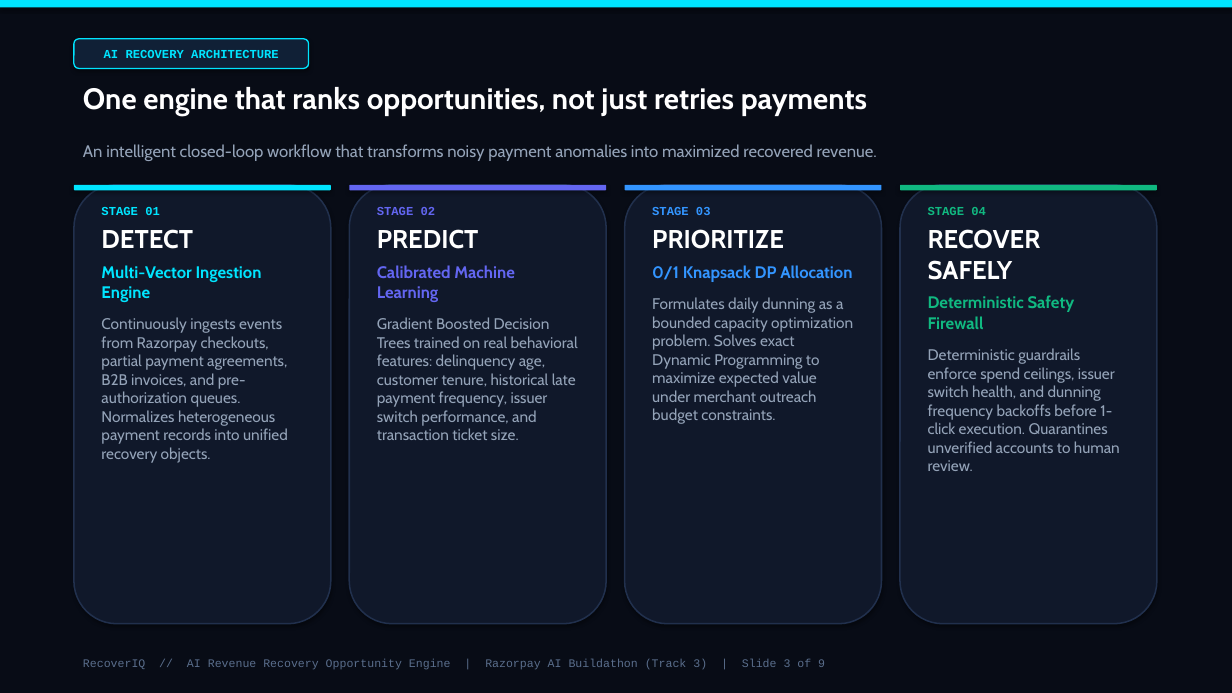
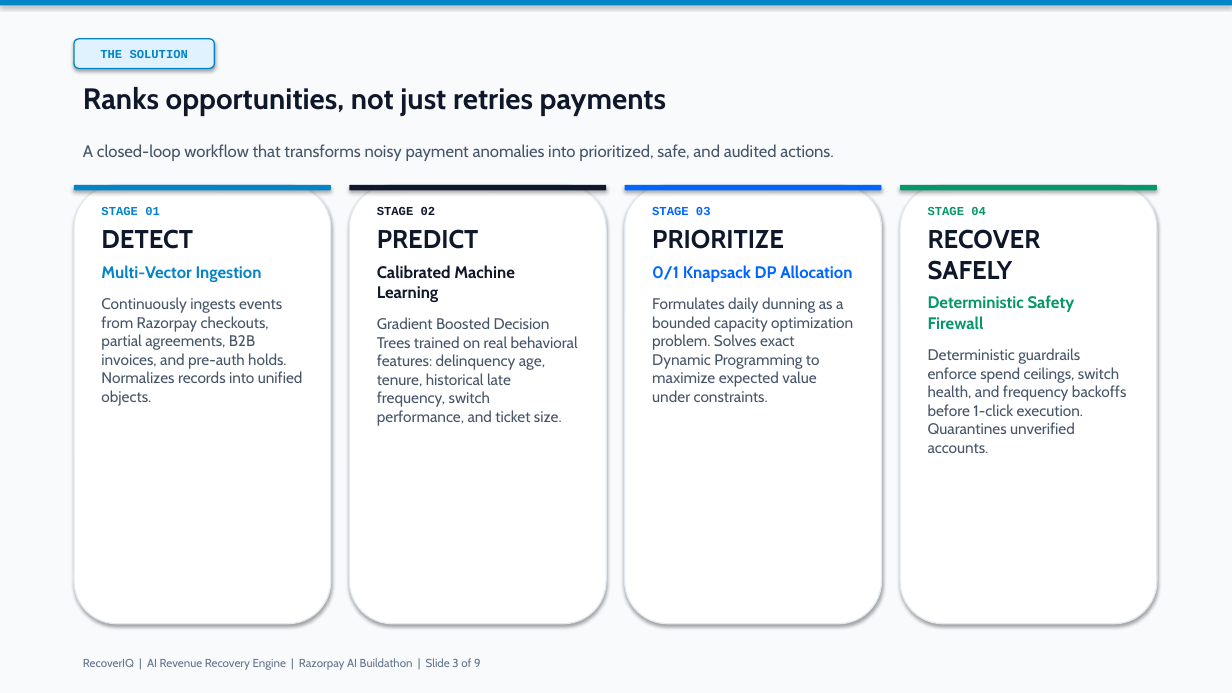
Before and after one commit to Yaswanthraju-Rallabandi/RecoverIQ-Intelligent-Revenue-Recovery-Platform, a slide deck: slide 3 of RecoverIQ_Razorpay_AI_Buildathon.pptx. Drawn at 1232x693 pixels with LibreOffice and Linux fonts; fonts in the diff are those of the drawing. Boxes give left, top, right and bottom in pixels: in the first picture for what was removed or moved away, otherwise in the second. Text is boxed around its words. In the diff, an @@ line names an element or a change of style, - is before the commit and + after.

Commit message:
style: convert presentation deck to professional corporate light theme

```diff
--- a/RecoverIQ_Razorpay_AI_Buildathon.pptx
+++ b/RecoverIQ_Razorpay_AI_Buildathon.pptx
@@ rectangle at (x1=0, y1=0, x2=1232, y2=693): fill #080C16 to #F8FAFC @@
@@ rectangle at (x1=0, y1=0, x2=1232, y2=6): fill #00E5FF to #0284C7 @@
@@ rounded rectangle "THE SOLUTION" resized from (x1=74, y1=39, x2=309, y2=68) to (x1=74, y1=39, x2=214, y2=68) @@
@@ rounded rectangle "THE SOLUTION" at (x1=74, y1=39, x2=214, y2=68): fill #102036 to #E0F2FE; outline #00E5FF 1 pt to #0284C7 1 pt @@
@@ text in rounded rectangle at (x1=100, y1=50, x2=188, y2=58): text changed; text colour #00E5FF to #0284C7 @@
-AI RECOVERY ARCHITECTURE
+THE SOLUTION
@@ text at (x1=83, y1=87, x2=666, y2=116): text changed; text colour #FFFFFF to #0F172A @@
-One engine that ranks opportunities, not just retries payments
+Ranks opportunities, not just retries payments
@@ text at (x1=83, y1=144, x2=833, y2=161): text changed; text colour #94A3B8 to #475569 @@
-An intelligent closed-loop workflow that transforms noisy payment anomalies into maximized recovered revenue.
+A closed-loop workflow that transforms noisy payment anomalies into prioritized, safe, and audited actions.
@@ rounded rectangle at (x1=74, y1=185, x2=331, y2=190): fill #00E5FF to #0284C7 @@
@@ text at (x1=101, y1=207, x2=193, y2=249): text colour #00E5FF to #0284C7 in "STAGE 01"; text colour #FFFFFF to #0F172A in "DETECT" @@
@@ rounded rectangle at (x1=349, y1=185, x2=606, y2=190): fill #6366F1 to #0F172A @@
@@ text at (x1=377, y1=207, x2=514, y2=302): text colour #6366F1 to #0F172A in "STAGE 02", "Calibrated Machine Learning"; text colour #FFFFFF to #0F172A in "PREDICT" @@
@@ rounded rectangle at (x1=625, y1=185, x2=882, y2=190): fill #3395FF to #0066FF @@
@@ text at (x1=652, y1=207, x2=852, y2=282): text colour #3395FF to #0066FF in "STAGE 03", "0/1 Knapsack DP Allocation"; text colour #FFFFFF to #0F172A in "PRIORITIZE" @@
@@ fill #10182A to #FFFFFF; outline #21304D 1.2 pt to #E2E8F0 1 pt in 4 elements at (x1=74, y1=185, x2=331, y2=624), (x1=349, y1=185, x2=606, y2=624), (x1=625, y1=185, x2=882, y2=624), (x1=900, y1=185, x2=1157, y2=624) @@
@@ rounded rectangle at (x1=900, y1=185, x2=1157, y2=190): fill #10B981 to #059669 @@
@@ text at (x1=928, y1=207, x2=1075, y2=329): text colour #10B981 to #059669 in "STAGE 04", "Deterministic Safety Firewall"; text colour #FFFFFF to #0F172A in "RECOVER SAFELY" @@
@@ text at (x1=101, y1=265, x2=303, y2=406): text changed; text colour #94A3B8 to #475569 @@
-Multi-Vector Ingestion Engine
-Continuously ingests events from Razorpay checkouts, partial payment agreements, B2B invoices, and pre-authorization queues. Normalizes heterogeneous payment records into unified recovery objects.
+Multi-Vector Ingestion
+Continuously ingests events from Razorpay checkouts, partial agreements, B2B invoices, and pre-auth holds. Normalizes records into unified objects.
@@ text at (x1=652, y1=297, x2=853, y2=402): text changed; text colour #94A3B8 to #475569 @@
-Formulates daily dunning as a bounded capacity optimization problem. Solves exact Dynamic Programming to maximize expected value under merchant outreach budget constraints.
+Formulates daily dunning as a bounded capacity optimization problem. Solves exact Dynamic Programming to maximize expected value under constraints.
@@ text at (x1=377, y1=317, x2=578, y2=426): text changed; text colour #94A3B8 to #475569 @@
-Gradient Boosted Decision Trees trained on real behavioral features: delinquency age, customer tenure, historical late payment frequency, issuer switch performance, and transaction ticket size.
+Gradient Boosted Decision Trees trained on real behavioral features: delinquency age, tenure, historical late frequency, switch performance, and ticket size.
@@ text at (x1=928, y1=348, x2=1126, y2=453): text changed; text colour #94A3B8 to #475569 @@
-Deterministic guardrails enforce spend ceilings, issuer switch health, and dunning frequency backoffs before 1-click execution. Quarantines unverified accounts to human review.
+Deterministic guardrails enforce spend ceilings, switch health, and frequency backoffs before 1-click execution. Quarantines unverified accounts.
@@ text at (x1=83, y1=658, x2=481, y2=670): text changed; font Courier New to Cabin; text colour #5A6E8C to #64748B @@
-RecoverIQ // AI Revenue Recovery Opportunity Engine | Razorpay AI Buildathon (Track 3) | Slide 3 of 9
+RecoverIQ | AI Revenue Recovery Engine | Razorpay AI Buildathon | Slide 3 of 9
```
Also in this commit, not shown: 8 other slides changed, 1 other file.
